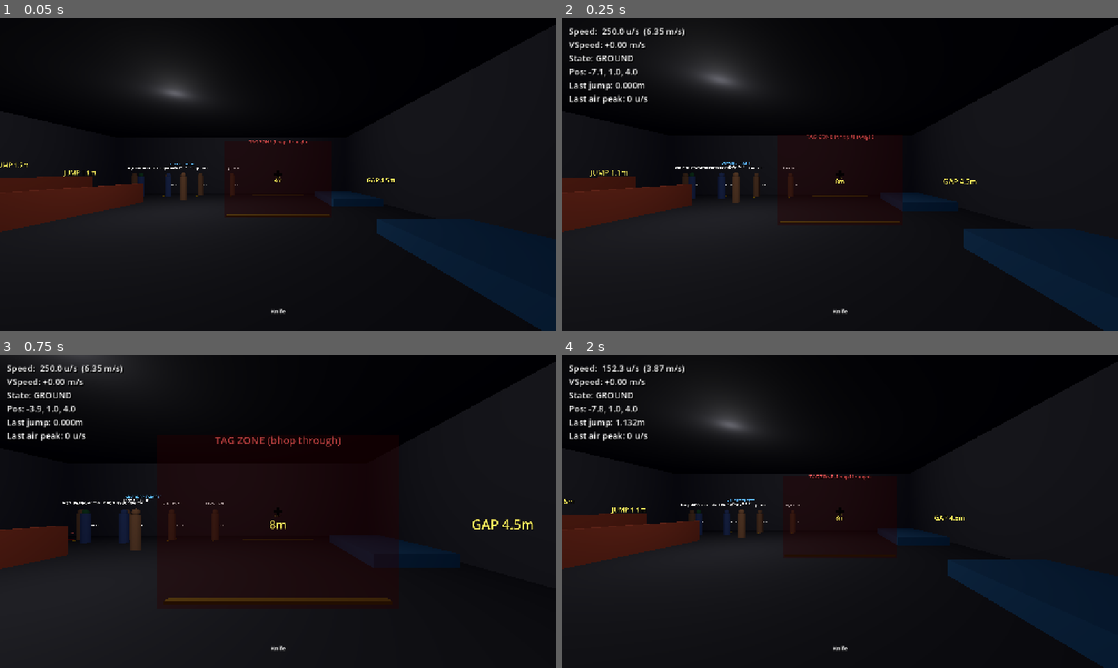
Above: before the commit, frames 1-4 (two rows, left to right).
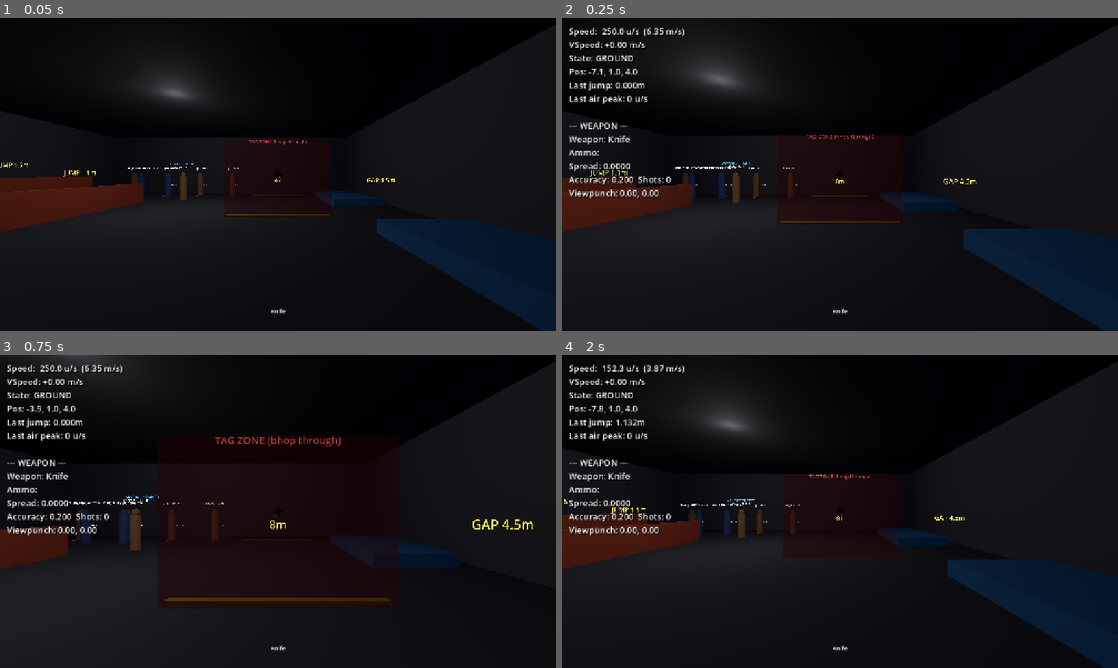
Above: after the commit, the same moments.

Repository: gotospaceplace/angels_and_demons
Game: Godot game, scene res://tests/test_scene.tscn
Two runs of this game, one before a commit and one after it. Both use one fixed random seed, a clock stepped at 60 frames per second and the inputs below. This scene is started directly instead of the project's main scene.
Inputs (mouse positions are in pixels of both pictures, inside the frame that each line leads up to):
- Up to frame 1 (0.05 s): no input
- Up to frame 2 (0.25 s): no input
- Up to frame 3 (0.75 s): move the mouse to (305, 511) at 0.52 s; press the mouse at (305, 511) at 0.53 s; hold W (move_forward) from 0.53 s (still down)
- Up to frame 4 (2 s): keep holding W (move_forward); tap Space (jump) at 0.77, 1.52 s; move the mouse to (812, 511) at 1.27 s; release the mouse at (812, 511) at 1.28 s; tap Ctrl (duck) at 1.35 s; click (812, 511) at 1.55 s

Frame 1 is identical in both runs. In frame 2, 1.0% of the frame differs, in the area x 1-20%, y 33-58%; in frame 3, 0.9%; in frame 4, 1.0%.

Commit message:
Add combat telemetry HUD with weapon stats and hit tracking (WB17)
Extends telemetry HUD (F1) with weapon section: current spread,
accuracy accumulation, shots fired, viewpunch values, grenade
state. Last hit display shows weapon, hitgroup, damage, and
distance — persists until next hit. Rolling 5-second DPS tracker
for spray testing.

Co-Authored-By: Claude Opus 4.6 <noreply@anthropic.com>

Diff:
--- a/client/scripts/telemetry_hud.gd
+++ b/client/scripts/telemetry_hud.gd
@@ -114,8 +114,43 @@
 		text += "Last jump: %.3fm\n" % last_jump_height
 		text += "Last air peak: %.0f u/s\n" % (last_air_speed_peak * MC.UNITS_PER_METER)
 
+	# --- Weapon telemetry ---
+	var ws := _find_weapon_system()
+	if ws:
+		text += "\n--- WEAPON ---\n"
+		text += "Weapon: %s" % ws.get_weapon_name()
+		if ws.silencer_on:
+			text += " [S]"
+		text += "\n"
+		text += "Ammo: %s\n" % ws.get_ammo_display()
+		text += "Spread: %.4f\n" % ws.get_current_spread()
+		text += "Accuracy: %.3f  Shots: %d\n" % [ws.accuracy, ws.shots_fired]
+		text += "Viewpunch: %.2f, %.2f\n" % [ws.viewpunch.x, ws.viewpunch.y]
+
+		if ws.is_grenade_mode:
+			text += "Grenade: %s x%d\n" % [ws._get_grenade_name(), ws._grenade_count(ws.current_grenade)]
+			if ws.is_cooking:
+				text += "Cook: %.1fs\n" % ws.cook_timer
+
+		if ws.last_hit_group != "":
+			text += "\n--- LAST HIT ---\n"
+			text += "%s → %s\n" % [ws.last_hit_weapon, ws.last_hit_group]
+			text += "Damage: %.1f  Dist: %.0fu\n" % [ws.last_hit_damage, ws.last_hit_distance]
+
+		var dps: float = ws.get_dps()
+		if dps > 0.0:
+			text += "DPS (5s): %.0f\n" % dps
+
 	display_text = text
 	label.text = display_text
+
+
+func _find_weapon_system() -> Node:
+	var ws_nodes := get_tree().get_nodes_in_group("weapon_system")
+	if ws_nodes.size() > 0:
+		return ws_nodes[0]
+	return null
+
 
 func _find_player() -> CharacterBody3D:
 	var players := get_tree().get_nodes_in_group("player")
--- a/shared/scripts/weapon_system.gd
+++ b/shared/scripts/weapon_system.gd
@@ -60,6 +60,15 @@
 var is_cooking: bool = false
 var cook_timer: float = 0.0
 var cook_short_toss: bool = false
+
+# Telemetry: last hit
+var last_hit_group: String = ""
+var last_hit_damage: float = 0.0
+var last_hit_distance: float = 0.0
+var last_hit_weapon: String = ""
+var last_hit_timer: float = 0.0
+var damage_dealt_log: Array[float] = []
+var damage_time_log: Array[float] = []
 
 
 func _ready() -> void:
@@ -113,6 +122,10 @@
 	_apply_viewpunch()
 	_update_accuracy_recovery(delta, now)
 
+	while damage_time_log.size() > 0 and now - damage_time_log[0] > 5.0:
+		damage_time_log.remove_at(0)
+		damage_dealt_log.remove_at(0)
+
 	if is_reloading and now >= next_action_time:
 		_finish_reload()
 	if is_switching and now >= next_action_time:
@@ -143,6 +156,18 @@
 
 
 # --- Public interface for crosshair / HUD ---
+
+func get_dps() -> float:
+	var total := 0.0
+	for d in damage_dealt_log:
+		total += d
+	if damage_time_log.size() < 2:
+		return total
+	var span := damage_time_log[damage_time_log.size() - 1] - damage_time_log[0]
+	if span <= 0.0:
+		return total
+	return total / span
+
 
 func get_current_spread() -> float:
 	return _calc_spread()
@@ -295,6 +320,15 @@
 	var target = collider.get_parent()
 	if target and target.has_method("take_damage"):
 		target.take_damage(final_damage, hitgroup, current.weapon_name, current.armor_penetration)
+
+	last_hit_group = hitgroup
+	last_hit_damage = final_damage
+	last_hit_distance = dist_gsrc
+	last_hit_weapon = current.weapon_name
+	last_hit_timer = 1.0
+	var now := _now()
+	damage_dealt_log.append(final_damage)
+	damage_time_log.append(now)
 
 
 # --- Spread calculation ---
